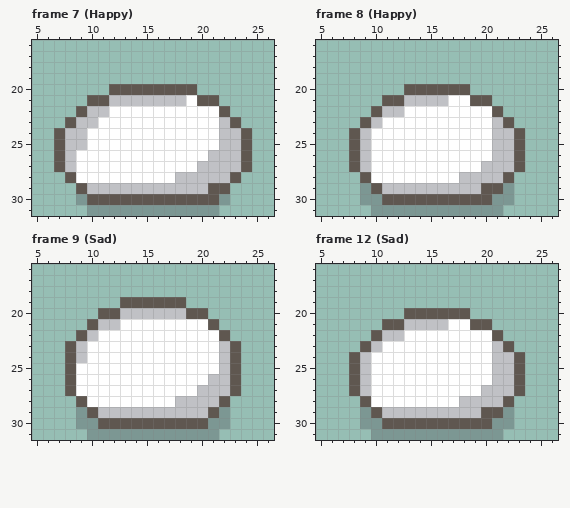
One commit to this pixel-art file: rawresources/RAWSPRITES/PLCs/plc_slime01.aseprite. The first picture shows the starting point.
32x32 pixels, 49 frames. Colours within 5 levels of each other are drawn and written as one. Shown: frame 7 (Happy): x 5..26, y 16..31; frame 8 (Happy): x 5..26, y 16..31; frame 9 (Sad): x 5..26, y 16..31; frame 12 (Sad): x 5..26, y 16..31. The commit also changed other frames, which this record leaves out.
After:
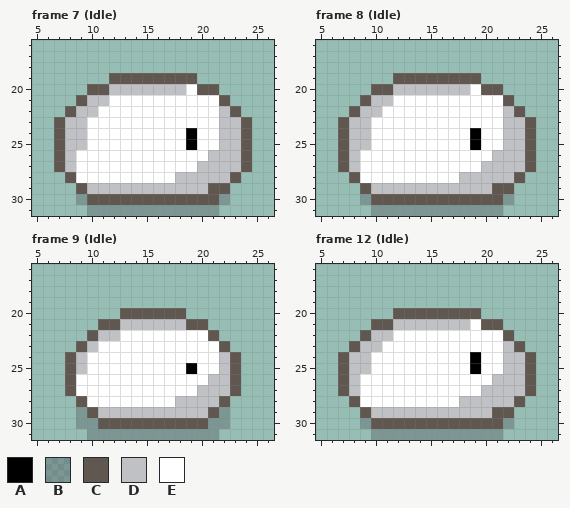
Palette (. is transparent): A #000000  B #2e222f40  C #5f5750  D #c0c1c5  E #ffffff
Commit: Melhorando animações do slime
Diff:
layer "front" now hidden
layer "back" now hidden
Changed rows in their new state; - is an unchanged pixel.
Frame 7 (Idle):
first column x 7:
19 -----CCCCCCCC-----
20 ---CCDDDDDDDECC---
21 --CDDEEEEEEE-EEC--
22 -CD-E----------DC-
23 CD-E------------DC
24 ------------A-----
25 ------------A-----
Frame 8 (Idle):
first column x 7:
19 -----CCCCCCCC-----
20 ---CCDDDDDDDECC---
21 --CDDEEEEE--EEEC--
22 -CDDEE--------EDC-
23 CDDE----------EDDC
24 CD----------A-E-DC
25 CD----------A-E-DC
26 CDE-------------DC
27 CDE-------------DC
28 -CE------------DC-
29 --CD---------D-C--
30 ---C----------C---
Frame 9 (Idle):
first column x 8:
19 -----......-----
20 ---..CCCCCC..---
21 --.CCDDDDDDCC.--
22 -.CDD--------C.-
23 .CD-----------C.
25 -D---------A----
Frame 12 (Idle):
first column x 7:
20 -----C------C-----
21 ---C-D----DDE-C---
22 --CD-E--------EC--
23 -CD-----------EDC-
24 CD----------A-E-DC
25 CD----------A-E-DC
26 CDE-------------DC
27 CDE-------------DC
28 -CE------------DC-
29 --CD---------D-C--
30 ---C----------C---
Changed places in both pictures, as pixel boxes (x1, y1, x2, y2):
changed: (54, 73, 252, 150)
changed: (338, 73, 536, 205)
changed: (65, 297, 241, 374)
changed: (338, 308, 404, 429)
changed: (448, 308, 536, 429)
